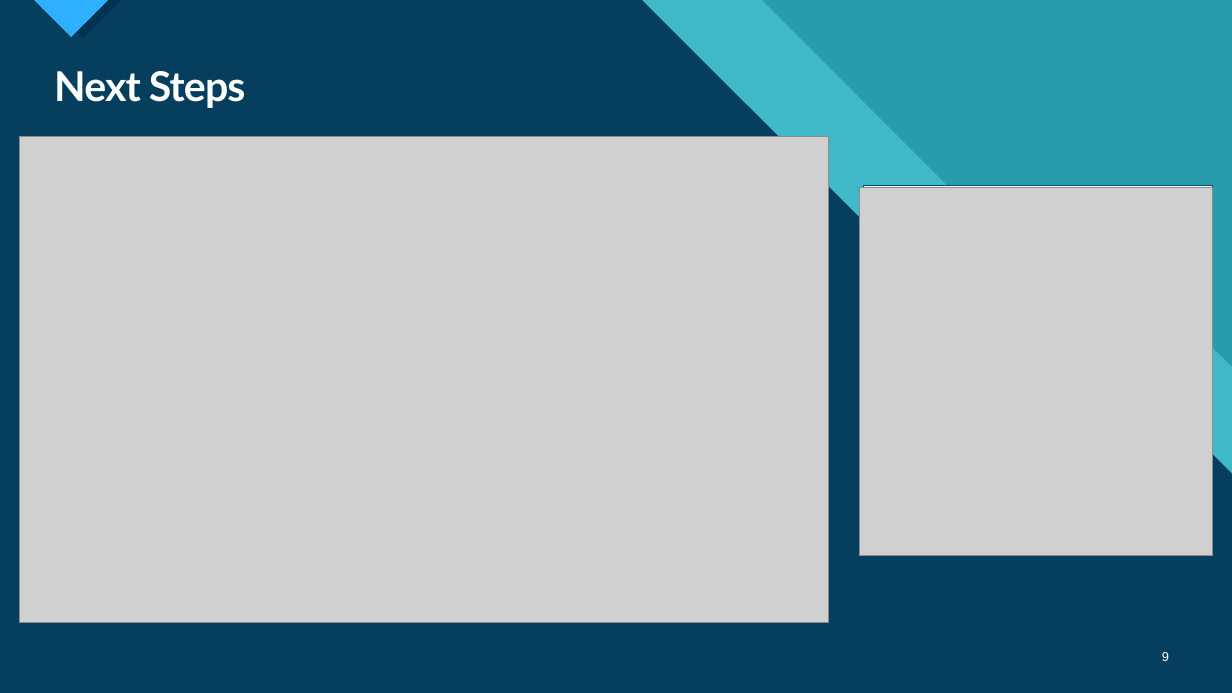
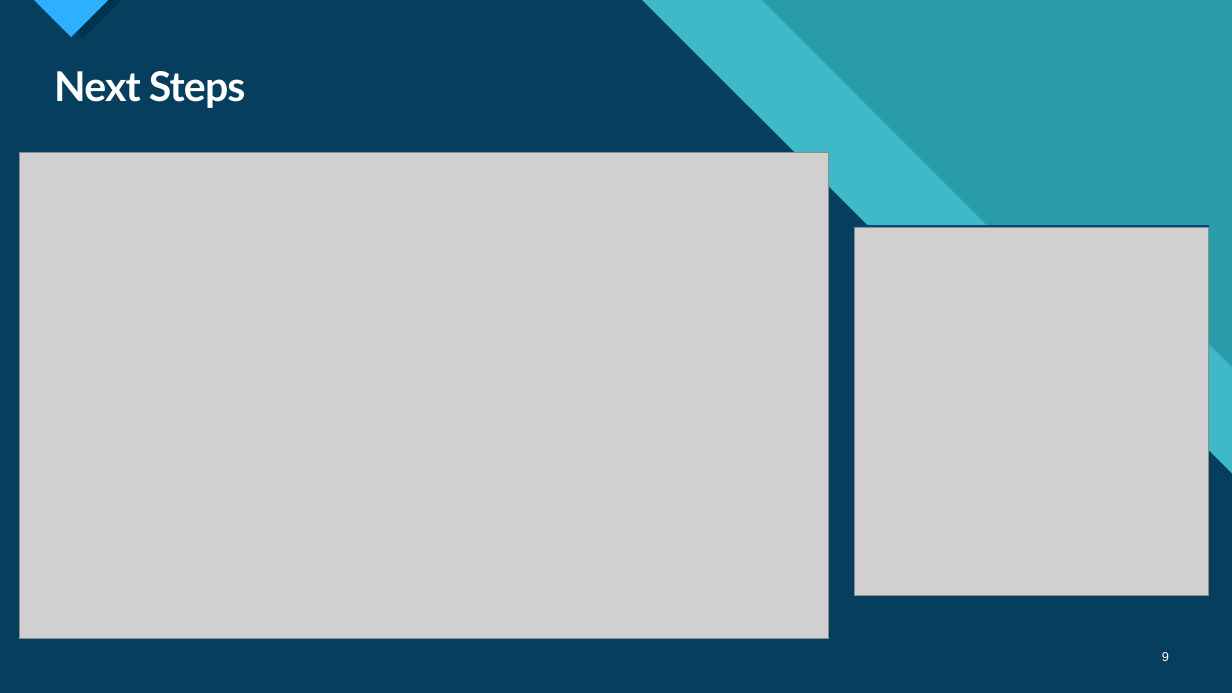
Before and after one commit to arshmodak/Hurricane-Wind-Speed-Prediction-using-Deep-Learning-and-Machine-Learning, a slide deck: slide 9 of progress update 3.pptx. Drawn at 1232x693 pixels with LibreOffice and Linux fonts; fonts in the diff are those of the drawing; grey boxes stand for pictures. Boxes give left, top, right and bottom in pixels: in the first picture for what was removed or moved away, otherwise in the second. Text is boxed around its words. In the diff, an @@ line names an element or a change of style, - is before the commit and + after.

```diff
--- a/progress update 3.pptx
+++ b/progress update 3.pptx
@@ picture: place and size @@
-picture at bbox=[19, 137, 829, 623]
+picture at bbox=[19, 152, 829, 639]
@@ picture: place and size @@
-picture at bbox=[860, 187, 1214, 555]
+picture at bbox=[855, 227, 1209, 595]
@@ rectangle: place and size @@
-rectangle at bbox=[863, 186, 1213, 539]
+rectangle at bbox=[859, 226, 1208, 579]
```
Also in this commit, not shown: 6 other slides changed, 1 slide added.
